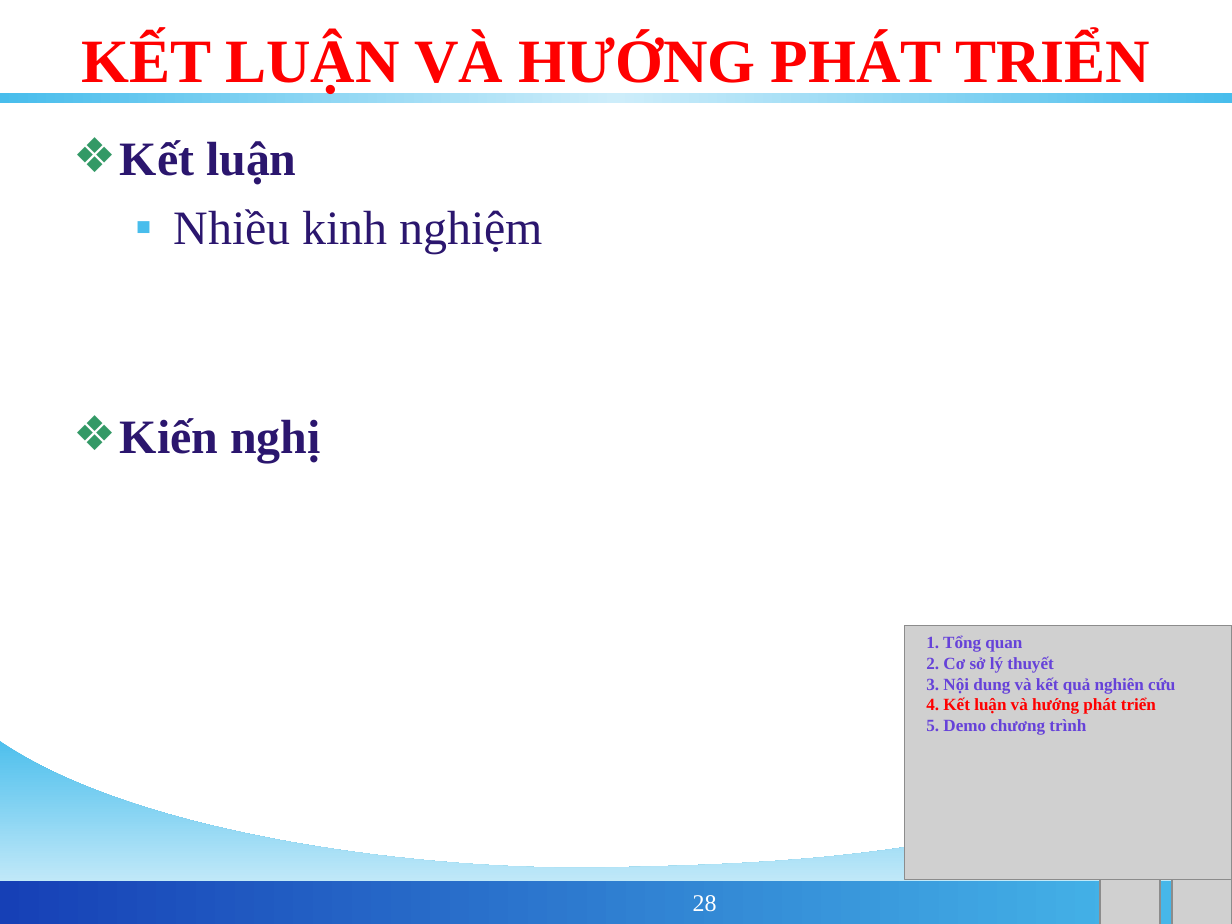
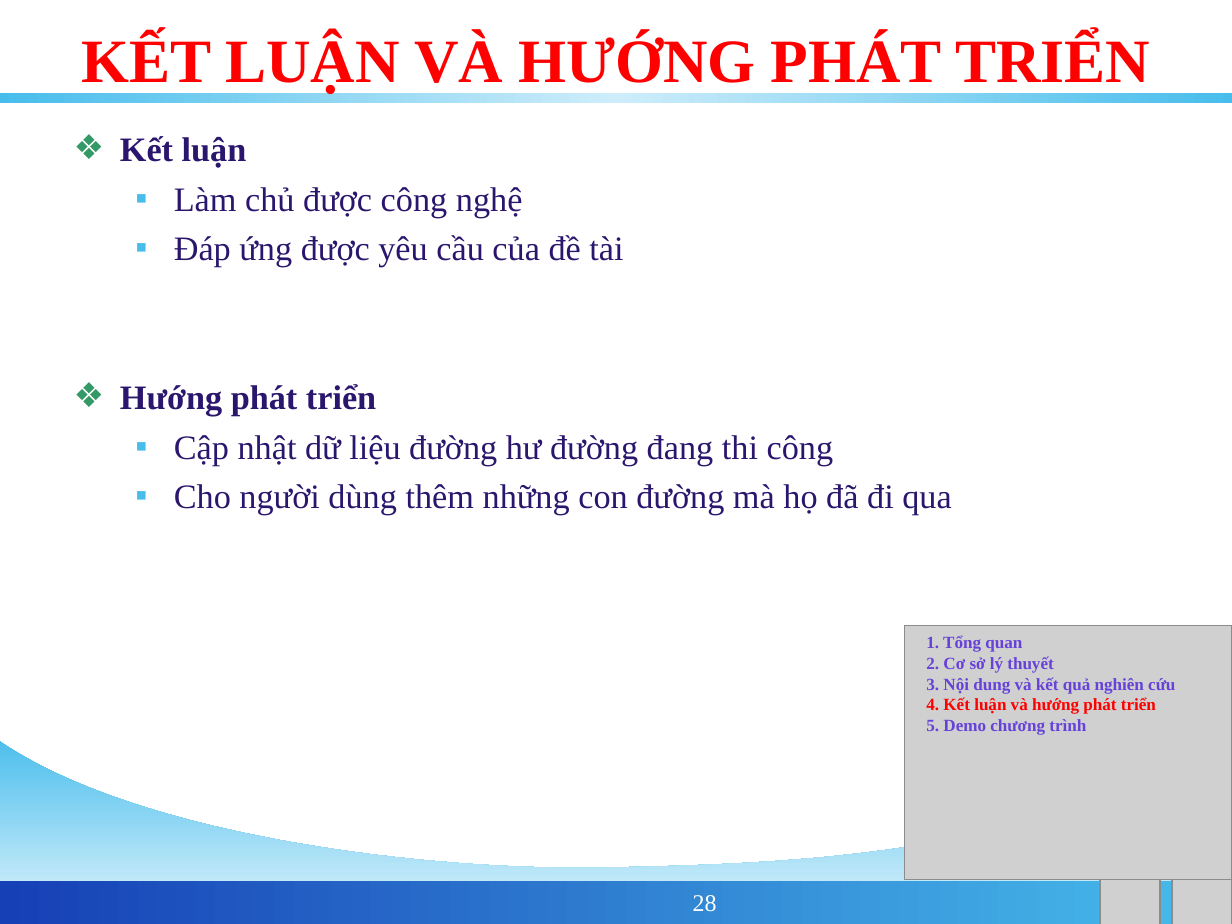
Before and after one commit to phamngsinh/cantho-webgis, a slide deck: slide 28 of Document/Bao Cao/BaoCaoLuanVan.ppt. Drawn at 1232x924 pixels with LibreOffice and Linux fonts; fonts in the diff are those of the drawing; grey boxes stand for pictures; background and template pictures are left out. Boxes give left, top, right and bottom in pixels: in the first picture for what was removed or moved away, otherwise in the second. Text is boxed around its words. In the diff, an @@ line names an element or a change of style, - is before the commit and + after.

```diff
--- a/Document/Bao Cao/BaoCaoLuanVan.ppt
+++ b/Document/Bao Cao/BaoCaoLuanVan.ppt
@@ text at <box>120,136,247,168</box>: size 28 to 20 pt in "Kết luận"; less space between paragraphs @@
@@ text at <box>120,187,951,515</box>: text changed; size 28 to 20 pt @@
-  ▪ Nhiều kinh nghiệm
-❖ Kiến nghị
+  ▪ Làm chủ được công nghệ
+  ▪ Đáp ứng được yêu cầu của đề tài
+❖ Hướng phát triển
+  ▪ Cập nhật dữ liệu đường hư đường đang thi công
+  ▪ Cho người dùng thêm những con đường mà họ đã đi qua
```
Also in this commit, not shown: 2 other slides changed, 1 slide added.
